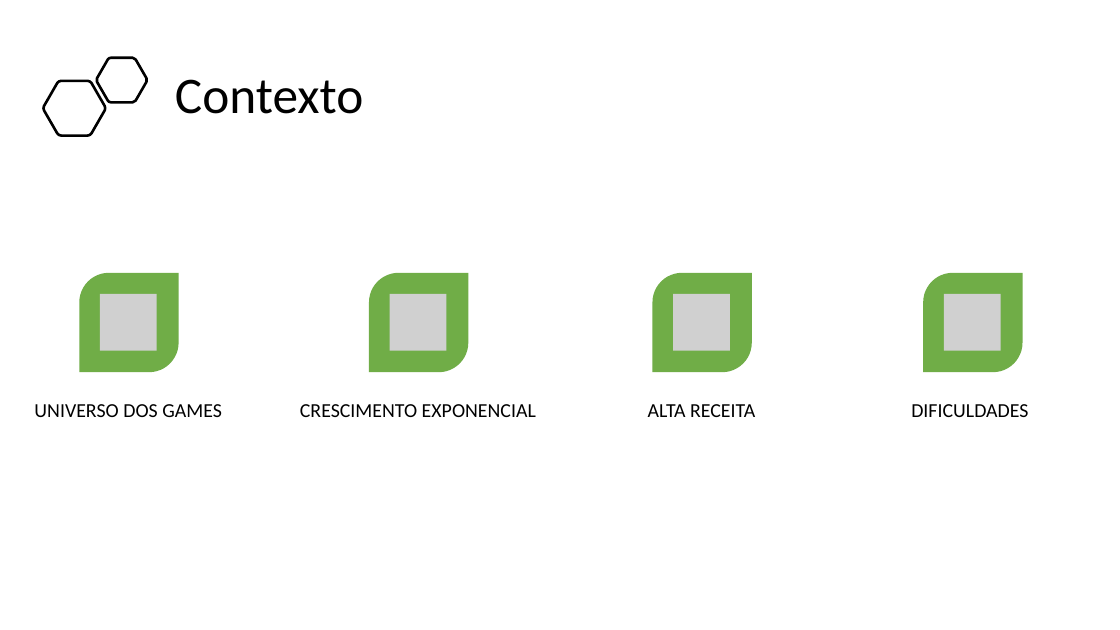
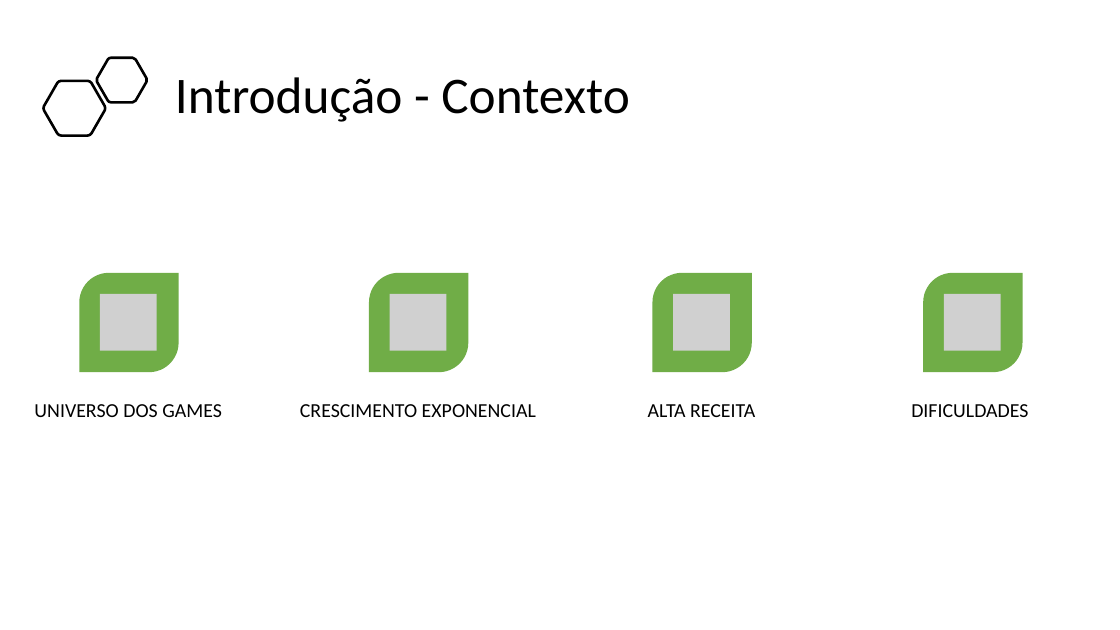
Before and after one commit to BandTec/project-hunter, a slide deck: slide 2 of Documentação/Apresentação - Sprint 3.pptx. Drawn at 1120x630 pixels with LibreOffice and Linux fonts; fonts in the diff are those of the drawing; grey boxes stand for pictures. Boxes give left, top, right and bottom in pixels: in the first picture for what was removed or moved away, otherwise in the second. Text is boxed around its words. In the diff, an @@ line names an element or a change of style, - is before the commit and + after.

```diff
--- a/Documentação/Apresentação - Sprint 3.pptx
+++ b/Documentação/Apresentação - Sprint 3.pptx
@@ title at [175, 77, 630, 122]: text changed @@
-Contexto
+Introdução - Contexto
```
Also in this commit, not shown: 10 other slides changed, 5 slides added, 5 slides removed, 6 other files.
